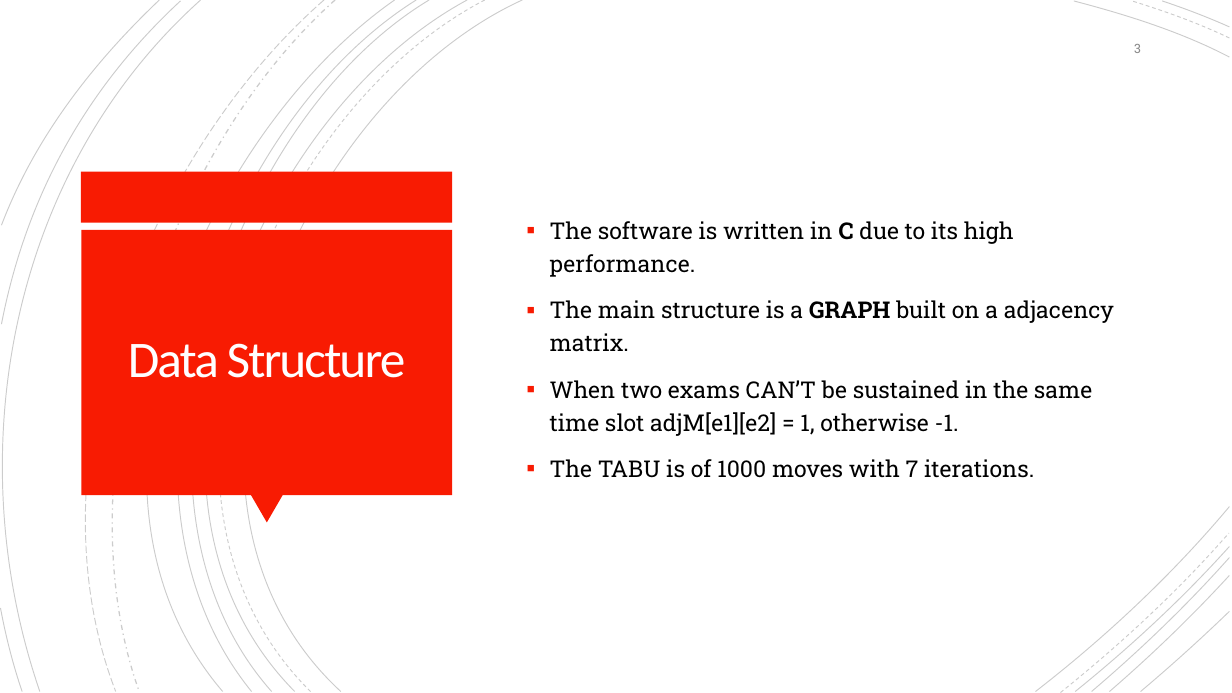
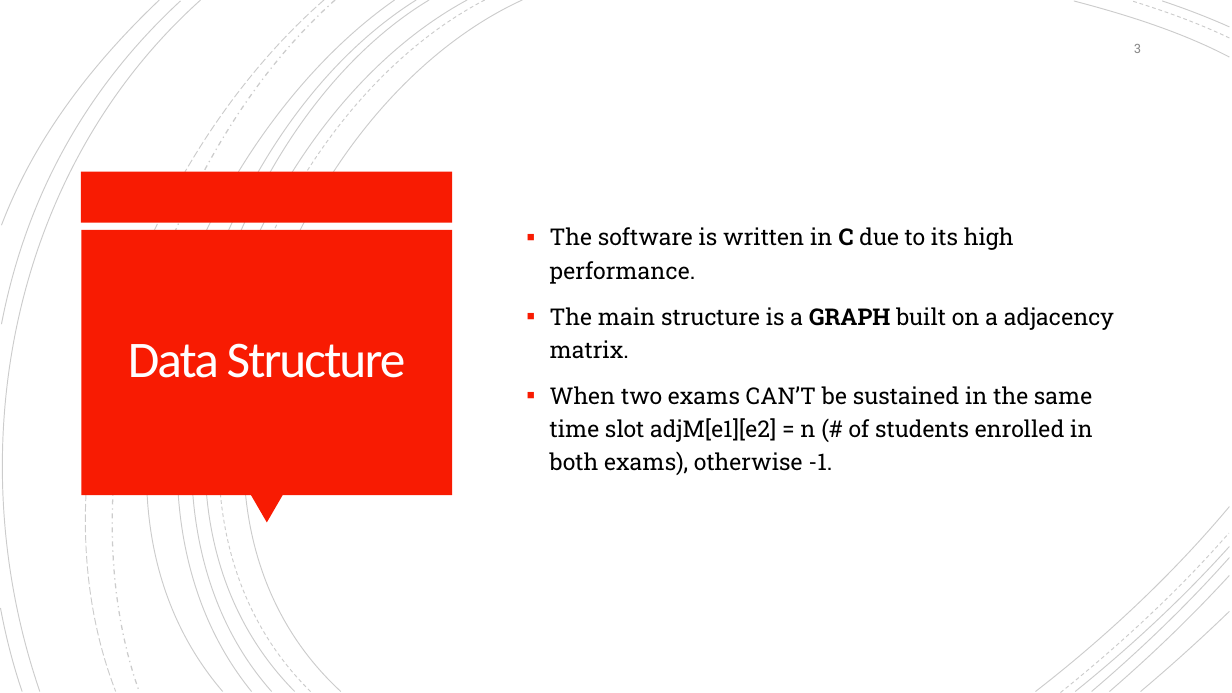
Before and after one commit to Jacopx/OMA_ExamTimeTable, a slide deck: slide 3 of PowerPoint/OMA-MZ_03-Presentation.pptx. Drawn at 1232x693 pixels with LibreOffice and Linux fonts; fonts in the diff are those of the drawing. Boxes give left, top, right and bottom in pixels: in the first picture for what was removed or moved away, otherwise in the second. Text is boxed around its words. In the diff, an @@ line names an element or a change of style, - is before the commit and + after.

```diff
--- a/PowerPoint/OMA-MZ_03-Presentation.pptx
+++ b/PowerPoint/OMA-MZ_03-Presentation.pptx
@@ text at [550, 386, 1093, 475]: text changed @@
-▪ When two exams CAN’T be sustained in the same time slot adjM[e1][e2] = 1, otherwise -1.
-▪ The TABU is of 1000 moves with 7 iterations.
+▪ When two exams CAN’T be sustained in the same time slot adjM[e1][e2] = n (# of students enrolled in both exams), otherwise -1.
```
Also in this commit, not shown: 3 other slides changed, 1 other file.
